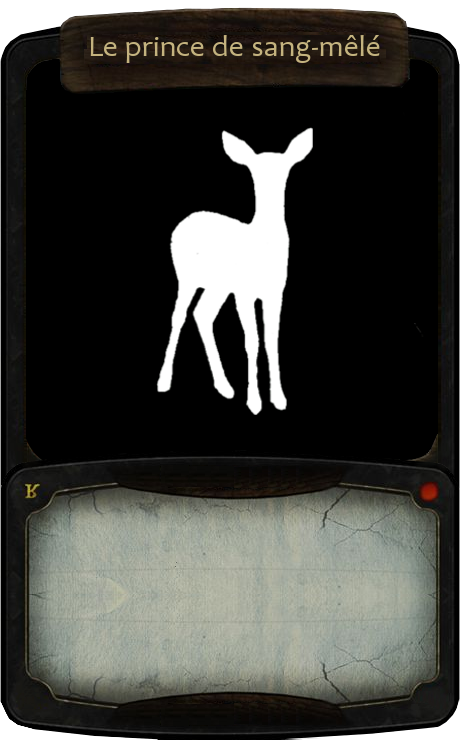
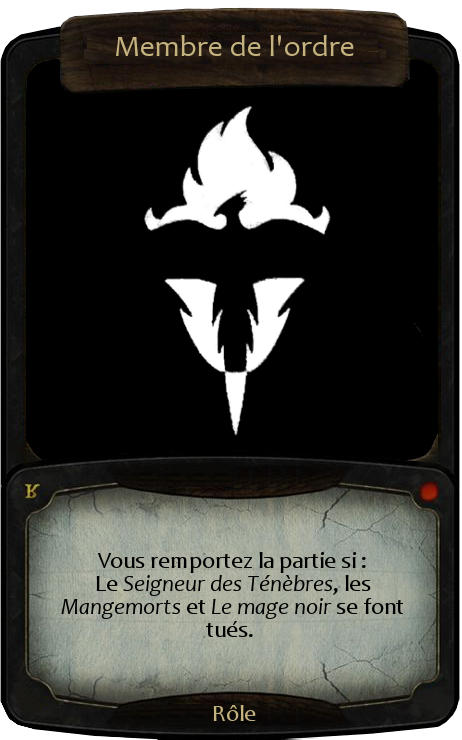
Layered file, before and after one edit (w=462, h=740). Changes by layer:
hid "I | Le prince de sang-mêlé" over (156, 127, 313, 416)
showed "I | Membre de l'Ordre" over (144, 105, 331, 436)
showed "L | L'élu" over (61, 552, 403, 638)
added layer "Type" above "S | Serdaigle" over (213, 705, 256, 721)
painted on "T | Titre" over (90, 35, 380, 63)
